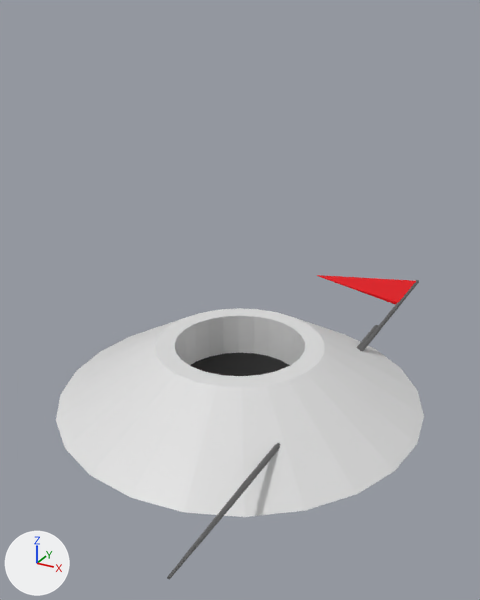
Renders of the FBX model Assets/Models/hole.fbx from each side of a commit.
Both versions are drawn from a camera (50 mm lens) standing at (5.86, -10.66, 6.88) and looking at (0.03, -0.05, 1.58). The axes (+X, +Y, +Z) are drawn at lower left. The lights are the same throughout. Where no turn or scale is listed for an object, it has been applied to the vertices.

The first picture shows 'Flag', 'Hole', 'Joint'.
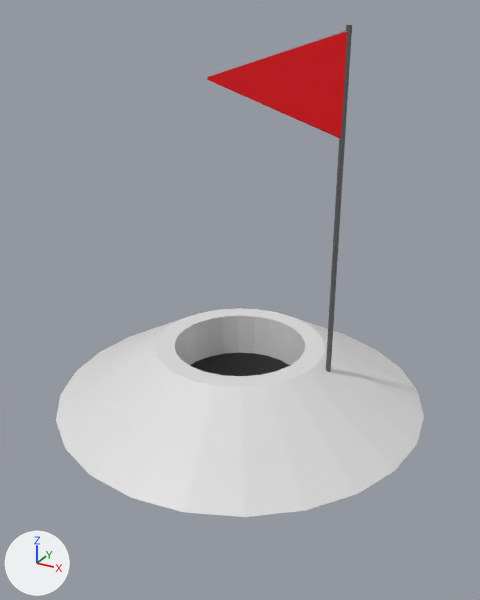
Changed parts and their boxes (x1, y1, x2, y2) in the pictures (480 x 600 px):
'Flag', moved, turned: before (317, 275, 419, 351); after (207, 25, 352, 372)
'Joint', deleted: before (167, 325, 378, 580)

What changed in the scene script:
```text
Change ob_flag:
    ob_flag.location: (1.93, 0.06, -0.03) -> (1.93, 0.03, 0.06)
    ob_flag.rotation_euler: (1.571, 1.571, 0.0) -> (3.142, 0.0, 1.571)  # degrees (90, 90, 0) -> degrees (180, 0, 90)
Remove ob_joint:
    ob_joint = bpy.data.objects.new('Joint', me_cylinder_001)
    ob_joint.location = (1.85, 0.06, -0.03)
```
